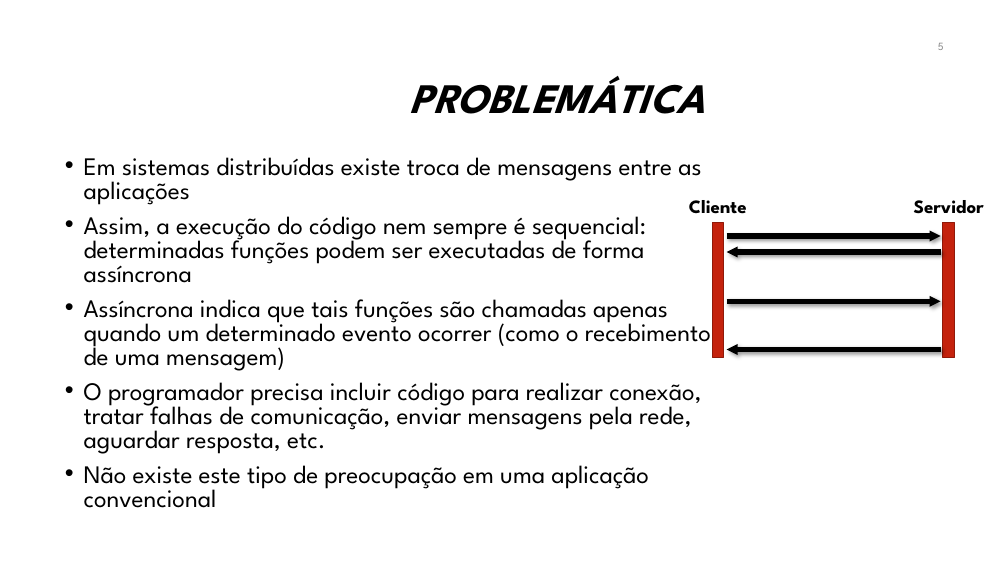
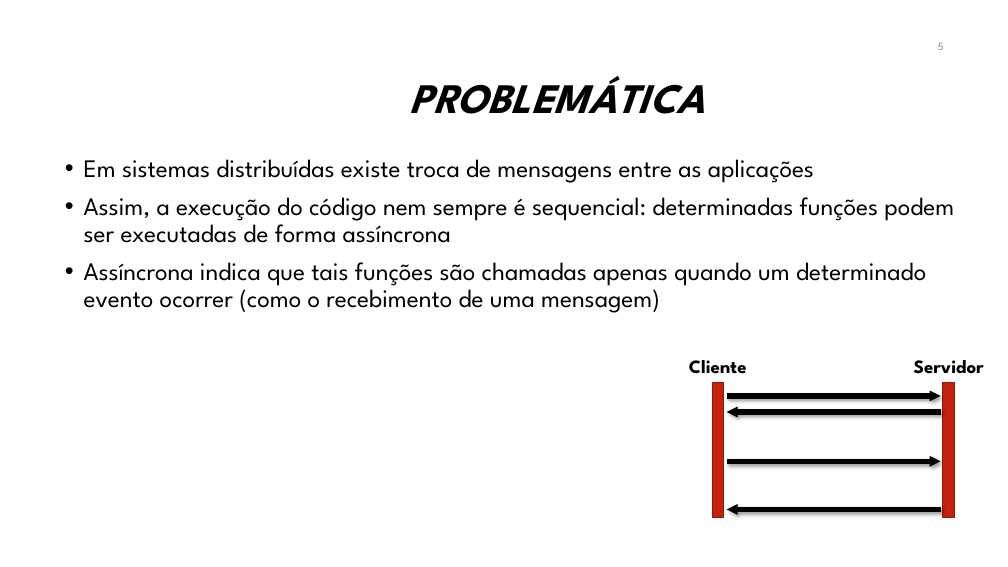
Before and after one commit to manoelcampos/sistemas-distribuidos, a slide deck: slide 5 of projects/08-webservices/webservices.pptx. Drawn at 1008x567 pixels with LibreOffice and Linux fonts; fonts in the diff are those of the drawing; background and template pictures are left out. Boxes give left, top, right and bottom in pixels: in the first picture for what was removed or moved away, otherwise in the second. Text is boxed around its words. In the diff, an @@ line names an element or a change of style, - is before the commit and + after.

Commit message:
Atualiza apresentações, aumentando fonte e exibindo apenas um bullet por vez

```diff
--- a/projects/08-webservices/webservices.pptx
+++ b/projects/08-webservices/webservices.pptx
@@ text "Em sistemas distribuídas existe troca ..." at (x1=84, y1=159, x2=954, y2=313): line spacing 0.8 to 0.9 @@
@@ text at (x1=84, y1=382, x2=701, y2=508): paragraphs removed @@
-• O programador precisa incluir código para realizar conexão, tratar falhas de comunicação, enviar mensagens pela rede, aguardar resposta, etc.
-• Não existe este tipo de preocupação em uma aplicação convencional
@@ 4 arrows, 2 texts, 2 rectangles moved together from (x1=689, y1=200, x2=984, y2=358) to (x1=689, y1=360, x2=984, y2=518) @@
```
Also in this commit, not shown: 25 other slides changed, 5 slides added, 5 other files.
